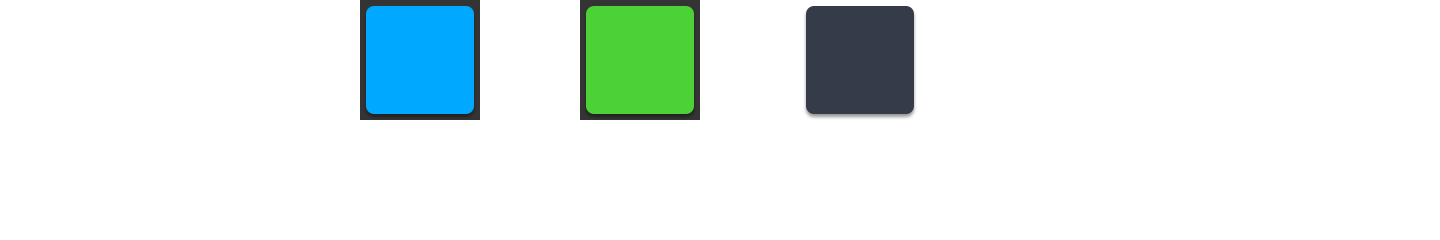
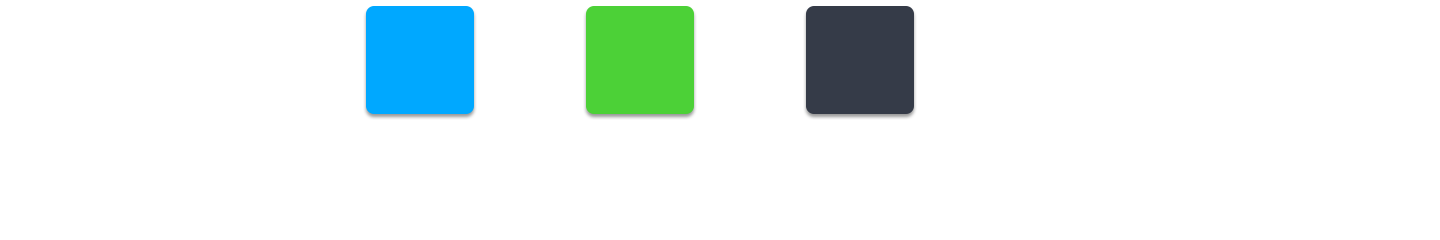
Layers edited between the first and the second 1440 × 240 image:
hid "BG" (2nd of 3, in "GreenNode") over [left=580, top=0, right=700, bottom=120]
hid "BG" (3rd of 3, in "BlueNode") over [left=360, top=0, right=480, bottom=120]
